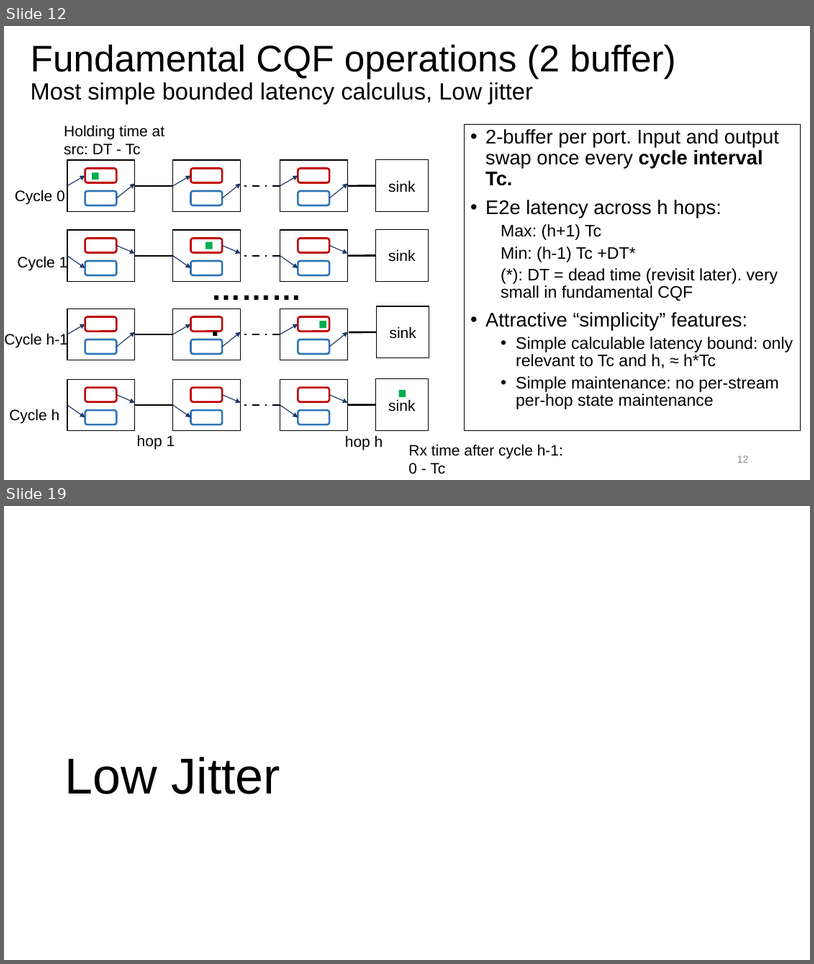
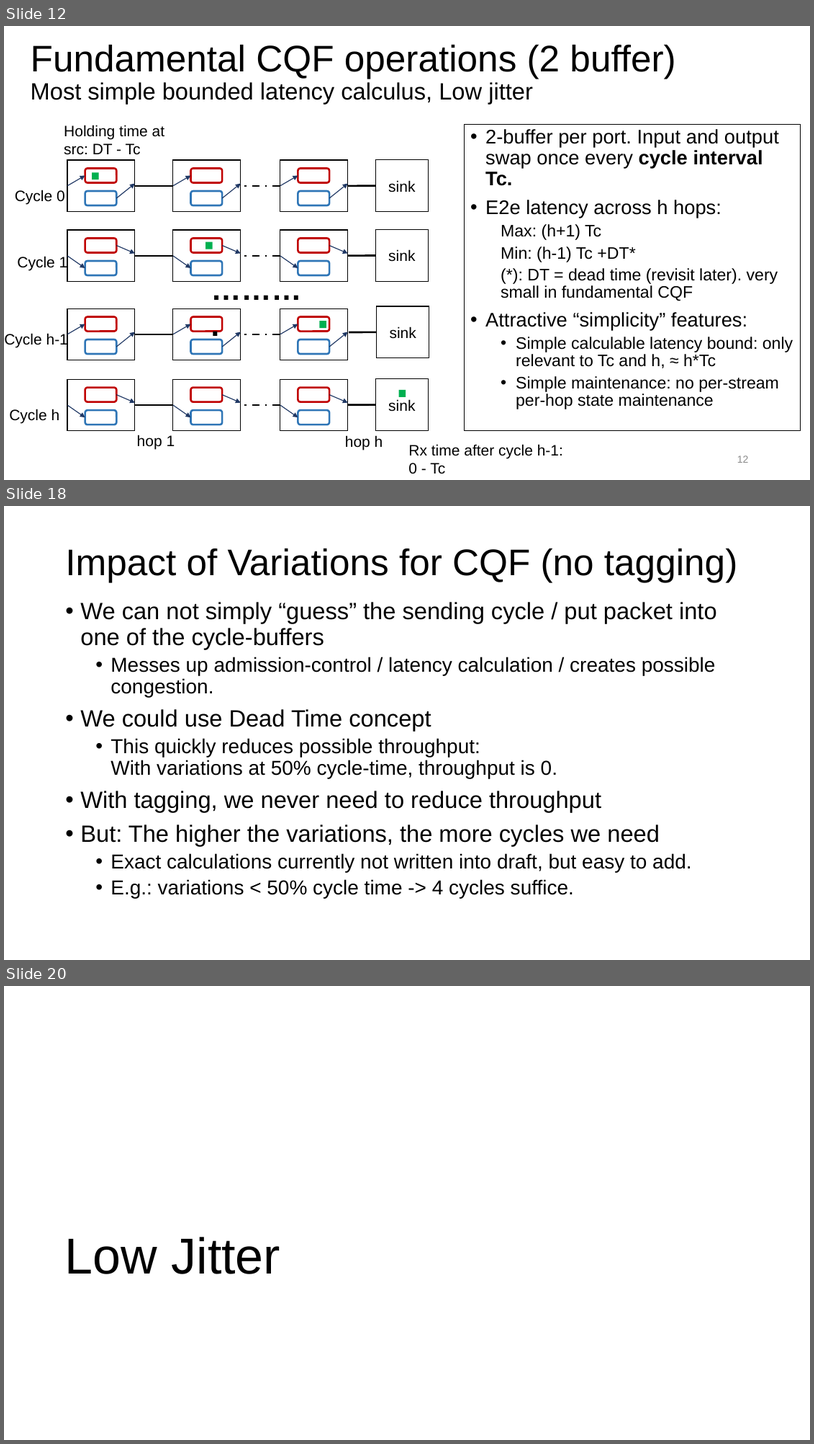
Before and after one commit to toerless/detnet, a slide deck: tcqf-slides.pptx. Shown one above the other, each under a label of ours: slides 12 and 19 before the commit, slides 12, 18 and 20 after it; the slides between them are not shown. The pictures are 814x964 and 814x1444 pixels, drawn with LibreOffice and Linux fonts; fonts in the diff are those of the drawing. Boxes give left, top, right and bottom in pixels: in the first picture for what was removed or moved away, otherwise in the second. Text is boxed around its words. In the diff, an @@ line names an element or a change of style, - is before the commit and + after.

```diff
--- a/tcqf-slides.pptx
+++ b/tcqf-slides.pptx
@@ slide 18 added at box(4, 506, 810, 960), background #FFFFFF @@
@@ title added at box(65, 548, 738, 582), 44 pt, text #000000 @@
+Impact of Variations for CQF (no tagging)
@@ text added at box(80, 602, 718, 898), 24 pt, text #000000 @@
+• We can not simply “guess” the sending cycle / put packet into one of the cycle-buffers
+  • Messes up admission-control / latency calculation / creates possible congestion.
+• We could use Dead Time concept
+  • This quickly reduces possible throughput:
+    With variations at 50% cycle-time, throughput is 0.
+• With tagging, we never need to reduce throughput
+• But: The higher the variations, the more cycles we need
+  • Exact calculations currently not written into draft, but easy to add.
+  • E.g.: variations < 50% cycle time -> 4 cycles suffice.
@@ what was slide 19 is now slide 20 @@
```
Also in this commit, not shown: 9 slides changed, 4 other slides added.
